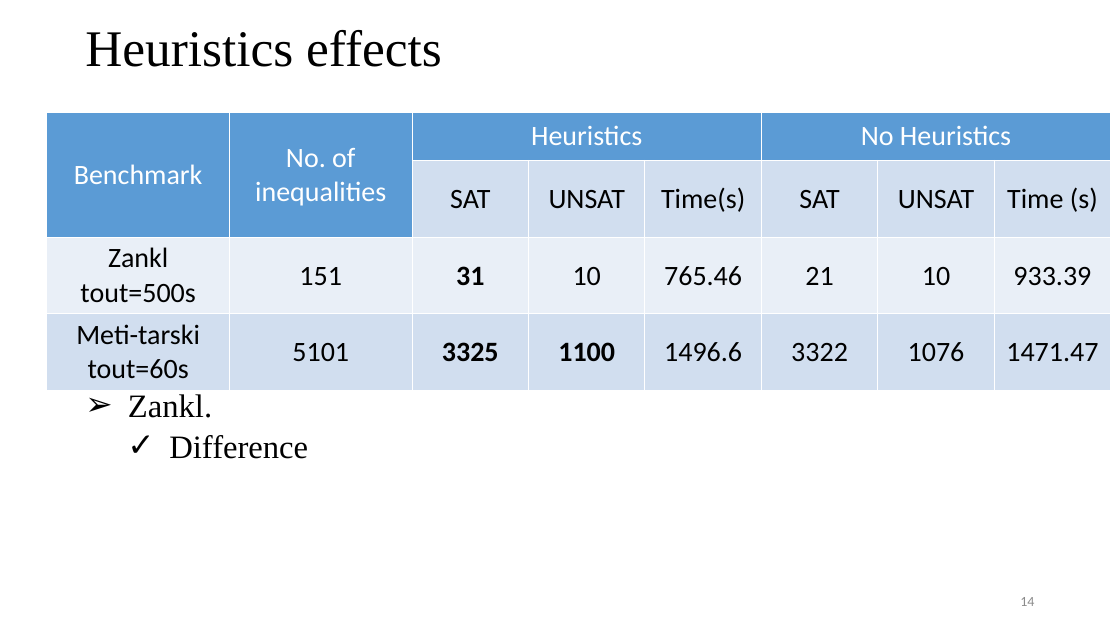
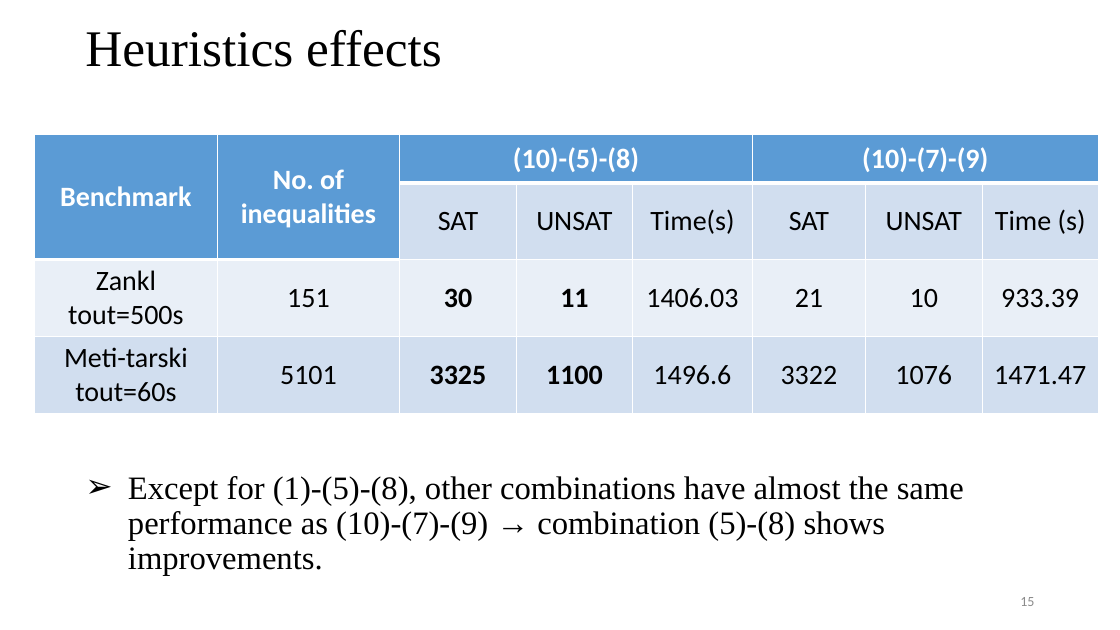
Before and after one commit to tungvx/raSAT, a slide deck: slide 15 of report/thesis/presentation.pptx (slide 14 before the commit). Drawn at 1120x630 pixels with LibreOffice and Linux fonts; fonts in the diff are those of the drawing. Boxes give left, top, right and bottom in pixels: in the first picture for what was removed or moved away, otherwise in the second. Text is boxed around its words. In the diff, an @@ line names an element or a change of style, - is before the commit and + after.

```diff
--- a/report/thesis/presentation.pptx
+++ b/report/thesis/presentation.pptx
@@ table at (34,134,1099,406) @@
-row 1, column 3: Heuristics
+row 1, column 3: (10)-(5)-(8)
-row 1, column 6: No Heuristics
+row 1, column 6: (10)-(7)-(9)
-row 3: Zankl tout=500s | 151 | 31 | 10 | 765.46 | 21 | 10 | 933.39
+row 3: Zankl tout=500s | 151 | 30 | 11 | 1406.03 | 21 | 10 | 933.39
@@ bold on in "Benchmark", "No. of inequalities" @@
@@ table: place and size @@
-table at (47,112,1112,383)
+table at (34,134,1099,406)
@@ text at (128,476,964,576): text changed @@
-➢ Zankl.
-  ✓ Difference
+➢ Except for (1)-(5)-(8), other combinations have almost the same performance as (10)-(7)-(9) → combination (5)-(8) shows improvements.
@@ page number at (1020,597,1034,606): text changed @@
-14
+15
```
Also in this commit, not shown: 10 other slides changed, 2 slides added, 1 other file.
